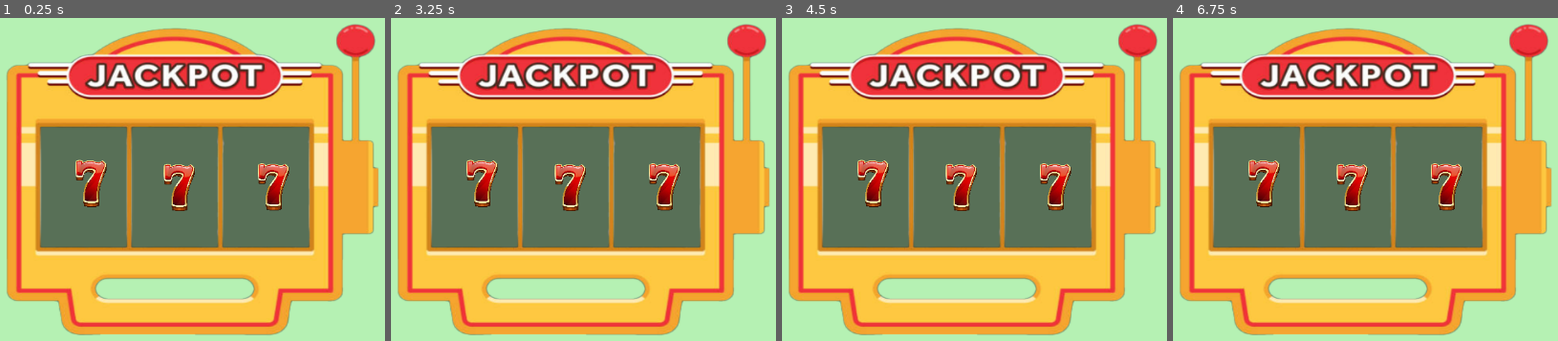
Above: before the commit, frames 1-4 (left to right).
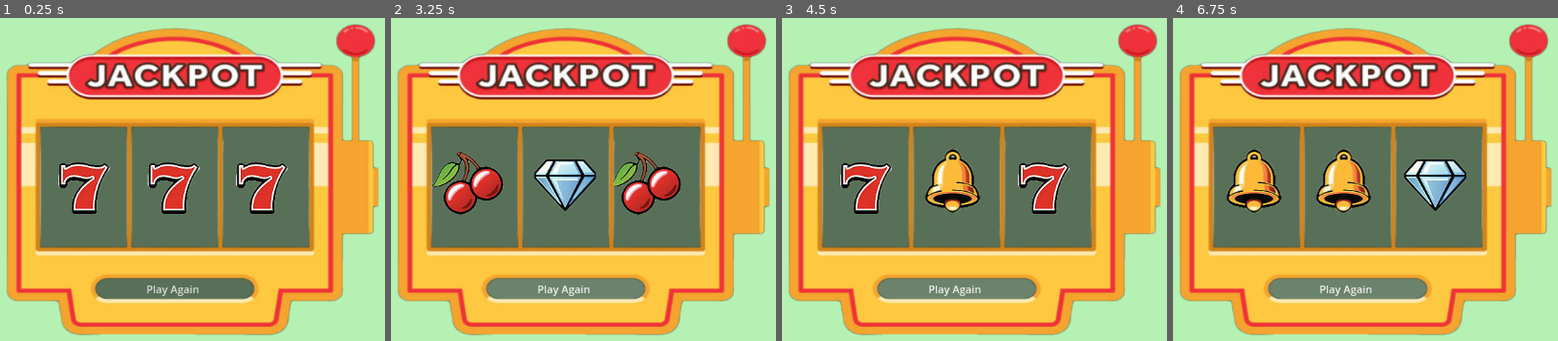
Above: after the commit, the same moments.

Repository: BigHBen/ACM_GameDev_Fall2024
Game: Godot game, scene res://Scenes/slots_game.tscn
Same seed, same stepped clock (60 frames per second), same inputs: the game is played once before the commit and once after it. This scene is started directly instead of the project's main scene.
Inputs (mouse positions are in pixels of both pictures, inside the frame that each line leads up to):
- Up to frame 1 (0.25 s): no input
- Up to frame 2 (3.25 s): click (564, 289) at 0.5 s, where only the run after the commit has a clickable "Play Again"; click (564, 289) at 1.25 s, where only the run after the commit has a clickable "Play Again"; click (564, 289) at 2 s, where only the run after the commit has a clickable "Play Again"; tap Enter at 2.75 s
- Up to frame 3 (4.5 s): tap Space at 3.5 s; tap Enter at 4.25 s
- Up to frame 4 (6.75 s): tap Space at 5, 6.5 s; tap Enter at 5.75 s

The runs differ from the first frame. In frame 1, 6.9% of the frame differs, in the area x 15-76%, y 43-87%; in frame 2, 8.6%, in the area x 10-76%, y 41-87%; in frame 3, 7.4%; in frame 4, 8.2%.

Commit message:
d
added icons and created base randomization.

Diff:
--- a/Scenes/slots_game.tscn
+++ b/Scenes/slots_game.tscn
@@ -2,7 +2,7 @@
 
 [ext_resource type="Script" path="res://slots_game.gd" id="1_vdhey"]
 [ext_resource type="Texture2D" uid="uid://udu8c42r8lj" path="res://Assets/random_photos/Slots_Machine.png" id="2_cfer3"]
-[ext_resource type="Texture2D" uid="uid://c74wrji88kbew" path="res://Assets/random_photos/Lucky_Seven.png" id="3_y1dga"]
+[ext_resource type="Texture2D" uid="uid://cjd3ff31vy68i" path="res://Assets/random_photos/seven.png" id="2_rfymn"]
 
 [node name="Slots_Game" type="Node2D"]
 script = ExtResource("1_vdhey")
@@ -34,21 +34,28 @@
 grow_horizontal = 2
 
 [node name="Slot1" type="Sprite2D" parent="Control/Panel/HBoxContainer"]
-position = Vector2(80, 86)
-scale = Vector2(0.0988562, 0.138889)
-texture = ExtResource("3_y1dga")
+position = Vector2(69, 90)
+texture = ExtResource("2_rfymn")
 
 [node name="Slot2" type="Sprite2D" parent="Control/Panel/HBoxContainer"]
-position = Vector2(213, 92)
-scale = Vector2(0.0988562, 0.138889)
-texture = ExtResource("3_y1dga")
+position = Vector2(204, 90)
+texture = ExtResource("2_rfymn")
 
 [node name="Slot3" type="Sprite2D" parent="Control/Panel/HBoxContainer"]
-position = Vector2(355, 91)
-scale = Vector2(0.0988562, 0.138889)
-texture = ExtResource("3_y1dga")
+position = Vector2(337, 90)
+texture = ExtResource("2_rfymn")
+
+[node name="Button" type="Button" parent="Control"]
+layout_mode = 0
+offset_left = 59.0
+offset_top = 220.0
+offset_right = 340.0
+offset_bottom = 272.0
+text = "Play Again"
 
 [node name="Sprite2D" type="Sprite2D" parent="."]
 position = Vector2(571, 311)
 scale = Vector2(1.38262, 1.17088)
 texture = ExtResource("2_cfer3")
+
+[connection signal="pressed" from="Control/Button" to="." method="_on_Replay_pressed"]
--- a/slots_game.gd
+++ b/slots_game.gd
@@ -1,11 +1,48 @@
 extends Node2D
 
+var Bet = 10
+var win = 0
+var slots = ["res://Assets/random_photos/Bell.png",
+			"res://Assets/random_photos/Cherries.png",
+			"res://Assets/random_photos/Diamond.png",
+			"res://Assets/random_photos/seven.png"]
 # Called when the node enters the scene tree for the first time.
 func _ready() -> void:
-	pass
+	Randomized_Pic()
+
 
 
 
 # Called every frame. 'delta' is the elapsed time since the previous frame.
 func _process(delta: float) -> void:
 	pass
+
+func Randomized_Pic():
+	var pic1 = randi_range(0,3)
+	var pic2 = randi_range(0,3)
+	var pic3 = randi_range(0,3)
+	await get_tree().create_timer(3.0).timeout
+	$Control/Panel/HBoxContainer/Slot1.texture = load(slots[pic1])
+	$Control/Panel/HBoxContainer/Slot2.texture = load(slots[pic2])
+	$Control/Panel/HBoxContainer/Slot3.texture = load(slots[pic3])
+	if (pic1 == pic2 && pic1==pic3):
+		match pic1:
+			0:
+				win = Bet*5
+			1:
+				win = Bet*2
+			2:
+				win = Bet*3
+			3:
+				win = Bet*10
+			_:
+				print("Error")
+		print("You Win:",win)
+	else:
+		print("You lose")
+
+
+
+
+func _on_Replay_pressed() -> void:
+	Randomized_Pic()
Binary file added: Assets/random_photos/Bell.jpg
Not shown, added: Assets/random_photos/Bell.jpg.import
Binary file added: Assets/random_photos/Bell.png
Not shown, added: Assets/random_photos/Bell.png.import
Binary file added: Assets/random_photos/Cherries.jpg
Not shown, added: Assets/random_photos/Cherries.jpg.import
Binary file added: Assets/random_photos/Cherries.png
Not shown, added: Assets/random_photos/Cherries.png.import
Binary file added: Assets/random_photos/Diamond.jpg
Not shown, added: Assets/random_photos/Diamond.jpg.import
Binary file added: Assets/random_photos/Diamond.png
Not shown, added: Assets/random_photos/Diamond.png.import
(and 4 more such lines)
